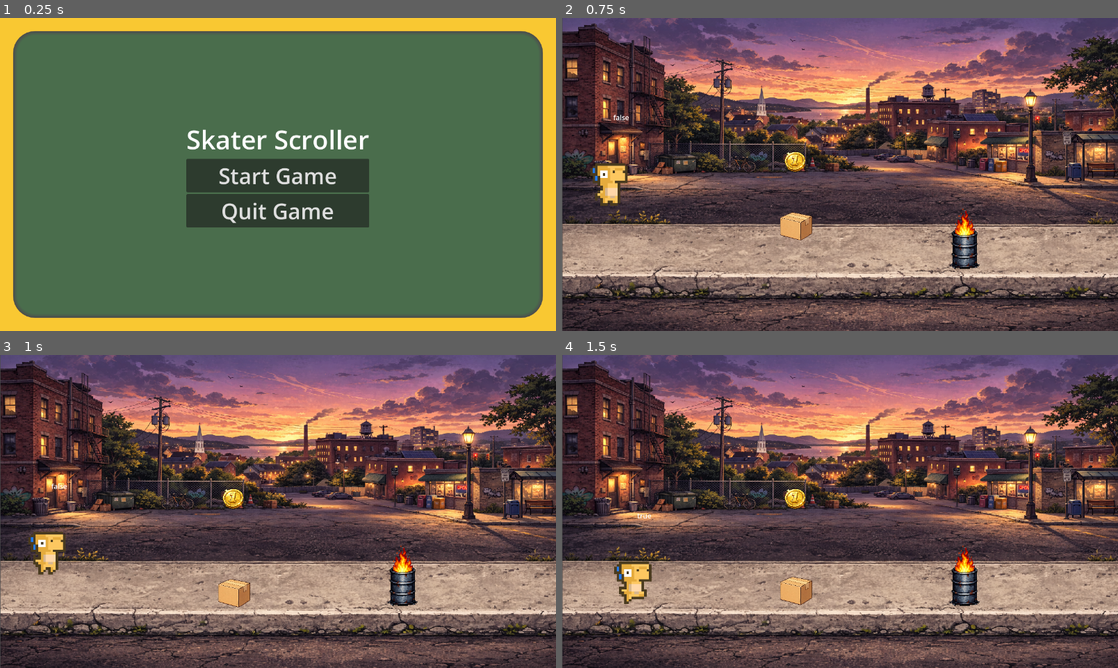
Above: before the commit, frames 1-4 (two rows, left to right).
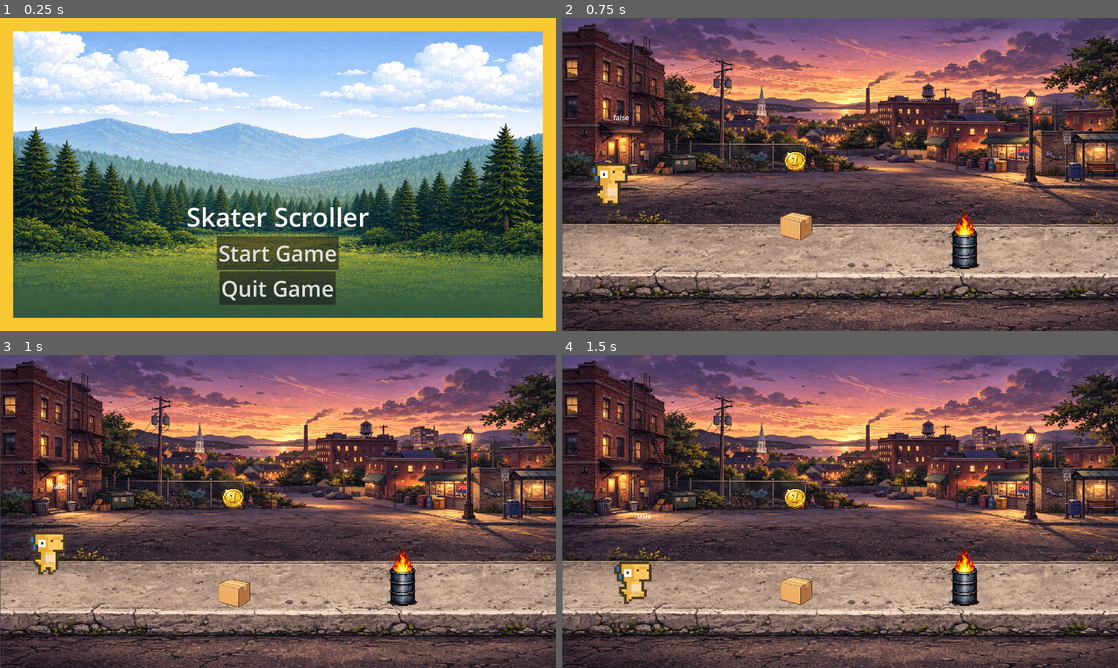
Above: after the commit, the same moments.

Repository: CCV-JamesNye/Game-Programming
Game: Godot game, scene res://Scenes/UI/MainMenu.tscn
Same seed, same stepped clock (60 frames per second), same inputs: the game is played once before the commit and once after it. This scene is started directly instead of the project's main scene.
Inputs:
- Up to frame 1 (0.25 s): no input
- Up to frame 2 (0.75 s): click "Start Game" at 0.5 s
- Up to frame 3 (1 s): no input
- Up to frame 4 (1.5 s): hold D (move_right) from 1.28 s (still down)

The runs differ from the first frame. In frame 1, 73% of the frame differs, in the area x 2-98%, y 4-96%; in frame 2, nothing differs; in frame 3, nothing differs; in frame 4, nothing differs.

Commit message:
main menu adjustments
adjusted text locations and added a main menu background

Diff:
--- a/player-controller-prototype/Scenes/UI/MainMenu.tscn
+++ b/player-controller-prototype/Scenes/UI/MainMenu.tscn
@@ -1,19 +1,10 @@
 [gd_scene format=3 uid="uid://bsj051yjbttnk"]
 
 [ext_resource type="Script" uid="uid://dk4pb4n3jgj2c" path="res://Scenes/UI/main_menu.gd" id="1_g18y6"]
+[ext_resource type="Texture2D" uid="uid://d2e5w6cmlh0ny" path="res://art/VTfieldMainMenuBackground.png" id="2_mjmdf"]
 
-[sub_resource type="StyleBoxFlat" id="StyleBoxFlat_kjwba"]
-bg_color = Color(0.2901961, 0.42745098, 0.29803923, 1)
-border_width_left = 10
-border_width_top = 10
-border_width_right = 10
-border_width_bottom = 10
-border_color = Color(0.29954743, 0.2995475, 0.29954726, 1)
-border_blend = true
-corner_radius_top_left = 50
-corner_radius_top_right = 50
-corner_radius_bottom_right = 50
-corner_radius_bottom_left = 50
+[sub_resource type="StyleBoxTexture" id="StyleBoxTexture_72sra"]
+texture = ExtResource("2_mjmdf")
 
 [node name="MainMenu" type="Control" unique_id=1241347827]
 layout_mode = 3
@@ -47,7 +38,7 @@
 
 [node name="Panel" type="Panel" parent="MarginContainer" unique_id=1657671190]
 layout_mode = 2
-theme_override_styles/panel = SubResource("StyleBoxFlat_kjwba")
+theme_override_styles/panel = SubResource("StyleBoxTexture_72sra")
 
 [node name="MarginContainer" type="MarginContainer" parent="MarginContainer/Panel" unique_id=504658186]
 layout_mode = 1
@@ -64,7 +55,7 @@
 [node name="VBoxContainer" type="VBoxContainer" parent="MarginContainer/Panel/MarginContainer" unique_id=242999008]
 layout_mode = 2
 size_flags_horizontal = 4
-size_flags_vertical = 4
+size_flags_vertical = 8
 size_flags_stretch_ratio = 1.18
 
 [node name="Title" type="Label" parent="MarginContainer/Panel/MarginContainer/VBoxContainer" unique_id=1621801549]
@@ -75,12 +66,14 @@
 
 [node name="StartButton" type="Button" parent="MarginContainer/Panel/MarginContainer/VBoxContainer" unique_id=360302549]
 layout_mode = 2
+size_flags_horizontal = 4
 size_flags_vertical = 3
 theme_override_font_sizes/font_size = 50
 text = "Start Game"
 
 [node name="QuitButton" type="Button" parent="MarginContainer/Panel/MarginContainer/VBoxContainer" unique_id=413730456]
 layout_mode = 2
+size_flags_horizontal = 4
 size_flags_vertical = 3
 theme_override_font_sizes/font_size = 50
 text = "Quit Game"
Binary file added: player-controller-prototype/art/VTfieldMainMenuBackground.png
Not shown, added: player-controller-prototype/art/VTfieldMainMenuBackground.png.import
Binary file added: player-controller-prototype/art/VTmountainMainMenuBackground.png
Not shown, added: player-controller-prototype/art/VTmountainMainMenuBackground.png.import
